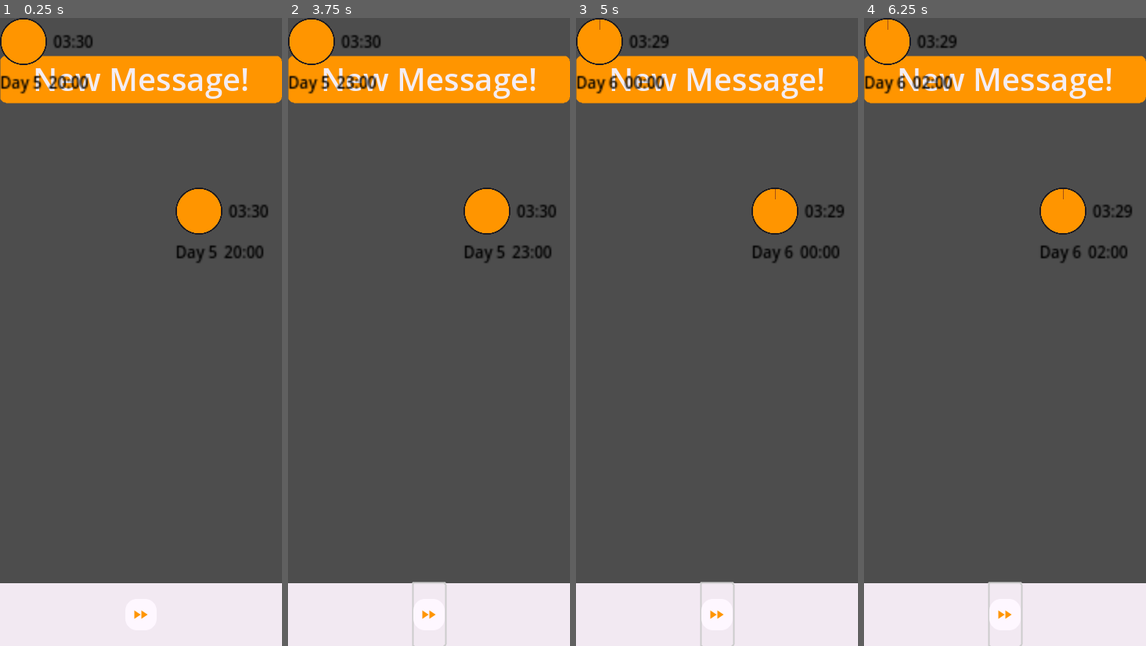
Above: before the commit, frames 1-4 (left to right).
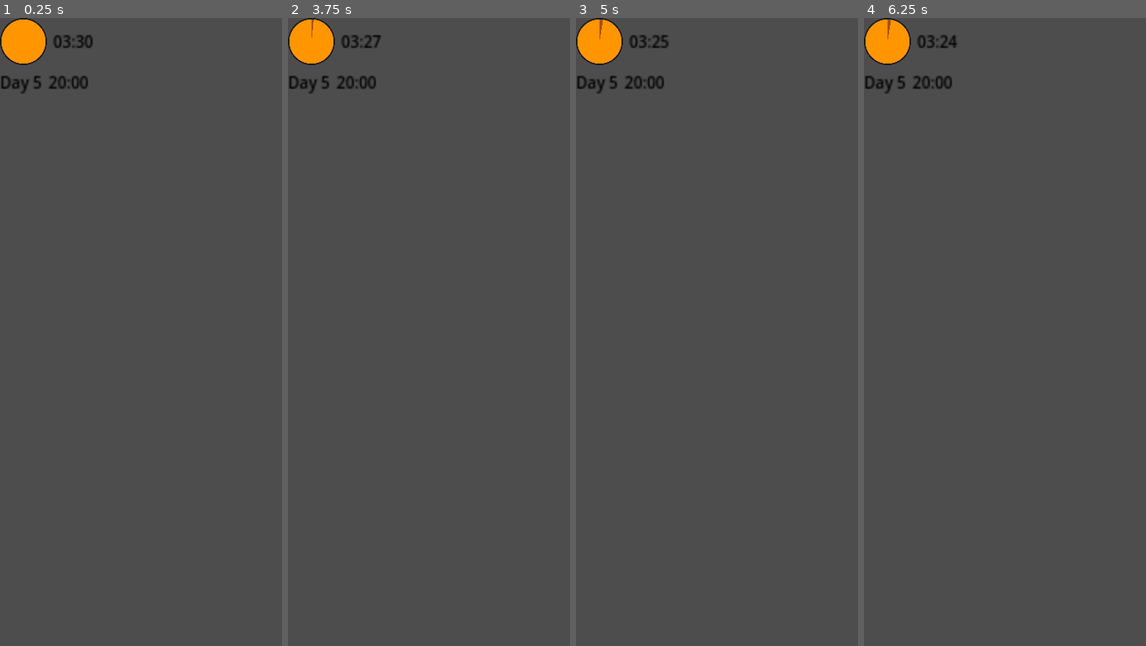
Above: after the commit, the same moments.

Repository: carabowes/Luscinia
Game: Godot game, scene res://Scenes/timer.tscn
Same seed, same stepped clock (60 frames per second), same inputs: the game is played once before the commit and once after it. Before the commit the project starts from res://main.tscn.
Inputs (mouse positions are in pixels of both pictures, inside the frame that each line leads up to):
- Up to frame 1 (0.25 s): no input
- Up to frame 2 (3.75 s): click (429, 80) at 0.5 s, where only the run before the commit has a clickable "New Message!"; click (429, 80) at 1.25 s, where only the run before the commit has a clickable "New Message!"; click (429, 614) at 2.02 s; click (429, 614) at 2.77 s; tap Enter at 3.5 s; move the mouse to (491, 300) at 3.52 s; press the mouse at (491, 300) at 3.53 s; hold D from 3.53 s (still down)
- Up to frame 3 (5 s): release D at 4.25 s; release the mouse at (779, 300) at 4.25 s; tap Space at 4.25 s; drag from (660, 363) to (702, 457) at 4.27 s
- Up to frame 4 (6.25 s): tap Enter at 5 s; move the mouse to (1033, 193) at 5.02 s; press the mouse at (1033, 193) at 5.03 s; hold D 5.03-5.75 s; release the mouse at (1033, 193) at 5.75 s; tap Space at 5.75 s; drag from (990, 457) to (920, 237) at 5.77 s

The runs differ from the first frame. In frame 1, 19% of the frame differs, in the area x 0-100%, y 6-100%; in frame 2, 19%, in the area x 0-100%, y 0-100%; in frame 3, 19%; in frame 4, 19%.

Commit message:
Revert "Main prototype scene adapts task-assignment.tscn. Ref #34"
This reverts commit 1b7b245b87888c279126d1a32ef52fefe13717c1.

Diff:
--- a/luscinia/Nodes/task_message_buttons/button.tscn
+++ b/luscinia/Nodes/task_message_buttons/button.tscn
@@ -1,8 +1,7 @@
-[gd_scene load_steps=4 format=3 uid="uid://chi1ovd807bam"]
+[gd_scene load_steps=3 format=3 uid="uid://chi1ovd807bam"]
 
 [ext_resource type="Script" path="res://Scripts/task_message/message_button.gd" id="1_vu3dy"]
 [ext_resource type="Script" path="res://Scripts/task_message/choice_button.gd" id="2_2qkf5"]
-[ext_resource type="Theme" uid="uid://bau28uma7h4s8" path="res://Sprites/UI/themes/details_page_theme.tres" id="2_sbe7r"]
 
 [node name="Button" type="Button"]
 custom_minimum_size = Vector2(360, 50)
@@ -10,7 +9,6 @@
 anchor_right = 1.0
 anchor_bottom = 0.06
 offset_bottom = 2.0
-theme = ExtResource("2_sbe7r")
 text = "placeholder"
 autowrap_mode = 1
 script = ExtResource("1_vu3dy")
@@ -23,7 +21,7 @@
 anchor_bottom = 16.0
 grow_horizontal = 2
 grow_vertical = 2
-theme = ExtResource("2_sbe7r")
+color = Color(0.363163, 0.496028, 0.748412, 1)
 
 [node name="Buttons" type="Node2D" parent="ColorRect"]
 
@@ -32,12 +30,11 @@
 anchors_preset = -1
 anchor_top = 11.52
 anchor_bottom = 11.52
-offset_top = 352.0
+offset_top = 385.0
 offset_right = 360.0
-offset_bottom = 422.0
+offset_bottom = 455.0
 grow_horizontal = 2
 grow_vertical = 2
-theme = ExtResource("2_sbe7r")
 text = "Choice 1"
 script = ExtResource("2_2qkf5")
 
@@ -47,12 +44,11 @@
 anchor_top = 13.92
 anchor_right = 45.0
 anchor_bottom = 15.36
-offset_top = 448.0
+offset_top = 505.0
 offset_right = 360.0
-offset_bottom = 518.0
+offset_bottom = 575.0
 grow_horizontal = 2
 grow_vertical = 2
 size_flags_vertical = 4
-theme = ExtResource("2_sbe7r")
 text = "Choice 2"
 script = ExtResource("2_2qkf5")
--- a/luscinia/Nodes/task_message_buttons/text_message.tscn
+++ b/luscinia/Nodes/task_message_buttons/text_message.tscn
@@ -1,14 +1,10 @@
-[gd_scene load_steps=2 format=3 uid="uid://dwindv4flasfq"]
-
-[ext_resource type="Theme" uid="uid://bau28uma7h4s8" path="res://Sprites/UI/themes/details_page_theme.tres" id="1_e0hta"]
+[gd_scene format=3 uid="uid://dwindv4flasfq"]
 
 [node name="message2" type="ColorRect"]
 custom_minimum_size = Vector2(320, 96)
 offset_left = 8.0
 offset_right = 328.0
 offset_bottom = 96.0
-theme = ExtResource("1_e0hta")
-color = Color(0.722656, 0.722656, 0.722656, 1)
 
 [node name="Label" type="Label" parent="."]
 layout_mode = 2
--- a/luscinia/Scenes/task-assignment.tscn
+++ b/luscinia/Scenes/task-assignment.tscn
@@ -1,7 +1,8 @@
-[gd_scene load_steps=5 format=3 uid="uid://bnodjjjy3hdxo"]
+[gd_scene load_steps=6 format=3 uid="uid://bnodjjjy3hdxo"]
 
 [ext_resource type="Script" path="res://Scripts/game_manager.gd" id="1_oq8wo"]
-[ext_resource type="Theme" uid="uid://bau28uma7h4s8" path="res://Sprites/UI/themes/details_page_theme.tres" id="2_vfbfm"]
+[ext_resource type="Texture2D" uid="uid://b3of8bihh0aej" path="res://Sprites/testmap.png" id="2_irbr7"]
+[ext_resource type="Script" path="res://Scripts/sprite_control/opacity.gd" id="3_lidbb"]
 [ext_resource type="Script" path="res://Scripts/task_message/message_alert.gd" id="4_b7pjs"]
 [ext_resource type="Script" path="res://Scripts/task_message/message_board_control.gd" id="5_14q0v"]
 
@@ -16,13 +17,21 @@
 show_alert = true
 messages = Array[String](["task lego city", "test message 2", "test message 3", "test message 4"])
 
-[node name="new_message_alert" type="Button" parent="."]
+[node name="Map" type="Node2D" parent="."]
+
+[node name="Testmap" type="Sprite2D" parent="Map"]
+position = Vector2(179.598, 399.523)
+scale = Vector2(0.805368, 0.953515)
+texture = ExtResource("2_irbr7")
+script = ExtResource("3_lidbb")
+opacity = 0.8
+
+[node name="Button" type="Button" parent="."]
 layout_mode = 1
 anchors_preset = -1
 anchor_right = 1.0
 anchor_bottom = 0.062
-offset_bottom = 13.4
-theme = ExtResource("2_vfbfm")
+offset_bottom = 62.512
 theme_override_font_sizes/font_size = 40
 text = "New Message!"
 script = ExtResource("4_b7pjs")
@@ -43,15 +52,26 @@
 anchor_bottom = 1.0
 grow_horizontal = 2
 grow_vertical = 2
+color = Color(0.890625, 0.890625, 0.890625, 1)
 
 [node name="ColorRect" type="ColorRect" parent="Control/ColorRect"]
 layout_mode = 1
 anchors_preset = -1
 anchor_right = 1.0
-anchor_bottom = 0.08
+anchor_bottom = 0.125
 grow_horizontal = 2
 grow_vertical = 2
-color = Color(1, 0.584314, 0, 1)
+color = Color(0.617188, 0.617188, 0.617188, 1)
+
+[node name="ColorRect" type="ColorRect" parent="Control/ColorRect/ColorRect"]
+layout_mode = 1
+anchors_preset = -1
+anchor_top = 7.0
+anchor_right = 1.0
+anchor_bottom = 8.0
+offset_top = -6.10352e-05
+grow_horizontal = 2
+color = Color(0.617188, 0.617188, 0.617188, 1)
 
 [node name="ScrollContainer" type="ScrollContainer" parent="Control"]
 layout_mode = 1
--- a/luscinia/Scripts/game_manager.gd
+++ b/luscinia/Scripts/game_manager.gd
@@ -1,14 +1,22 @@
 extends Control
 
-@onready var alert = $new_message_alert
+@onready var alert = $Button
 
 @export_group("Messages")
 var message_amount: int = 0
 @export var show_alert: bool = false
 @export var messages: Array[String] = []
 
+@export_group("Resources")
+@export var personnel: int = 100
+@export var funding: int = 100
+@export var equipment: int = 100
+
+@export_group("Stats")
+@export var stability: int = 100
+
 func _process(delta: float) -> void:
-	if(!show_alert || message_amount == messages.size()):
+	if(!show_alert):
 		alert.visible = false
 	else:
 		alert.visible = true
--- a/luscinia/Scripts/sprite_control/opacity.gd
+++ b/luscinia/Scripts/sprite_control/opacity.gd
@@ -2,6 +2,10 @@
 
 @export var opacity: float
 
+# Called when the node enters the scene tree for the first time.
+func _ready() -> void:
+	pass # Replace with function body.
+
 # Called every frame. 'delta' is the elapsed time since the previous frame.
 func _process(delta: float) -> void:
 	self_modulate.a = opacity
--- a/luscinia/Scripts/task_message/message_board_control.gd
+++ b/luscinia/Scripts/task_message/message_board_control.gd
@@ -11,7 +11,7 @@
 @export var msg_shown: int
 
 func add_message():
-	var message_instance = load("res://Nodes/task_message_buttons/button.tscn").instantiate()
+	var message_instance = load("res://Nodes/button.tscn").instantiate()
 	message_instance.text = gm.messages[gm.message_amount-1]
 	add_child(message_instance)
 	move_child(message_instance, 0)
--- a/luscinia/main.tscn
+++ b/luscinia/main.tscn
@@ -3,11 +3,9 @@
 [ext_resource type="PackedScene" uid="uid://djfodjryat72c" path="res://Scenes/map.tscn" id="1_7fdga"]
 [ext_resource type="PackedScene" uid="uid://cw1bfk5qtjy3o" path="res://Scenes/resource_manager.tscn" id="1_8r20m"]
 [ext_resource type="PackedScene" uid="uid://desl373b33t23" path="res://Scenes/timer.tscn" id="2_5mpic"]
-[ext_resource type="PackedScene" uid="uid://desl373b33t23" path="res://Scenes/timer.tscn" id="2_5mpic"]
 [ext_resource type="PackedScene" uid="uid://da0l1xitf07a2" path="res://Scenes/resource_page.tscn" id="4_vi8yg"]
 [ext_resource type="PackedScene" uid="uid://c70krmks36rto" path="res://Scenes/task_details.tscn" id="5_0qr7n"]
 [ext_resource type="PackedScene" uid="uid://cvex4d7ipjauf" path="res://Scenes/navbar.tscn" id="5_5vcs1"]
-[ext_resource type="PackedScene" uid="uid://bnodjjjy3hdxo" path="res://Scenes/task-assignment.tscn" id="5_54hgn"]
 
 [node name="Main" type="Control"]
 layout_mode = 3
@@ -19,9 +17,8 @@
 
 [node name="resource_manager" parent="." instance=ExtResource("1_8r20m")]
 
-[node name="task_messanger" parent="." instance=ExtResource("5_54hgn")]
-layout_mode = 1
-offset_top = 48.0
+[node name="Map" parent="." node_paths=PackedStringArray("details_page") instance=ExtResource("1_7fdga")]
+details_page = NodePath("../TaskDetails")
 
 [node name="Navbar" parent="." instance=ExtResource("5_5vcs1")]
 layout_mode = 1
@@ -30,16 +27,12 @@
 [node name="Timer" parent="." instance=ExtResource("2_5mpic")]
 layout_mode = 1
 
-[node name="resource_page" parent="." instance=ExtResource("4_vi8yg")]
+[node name="resource-page" parent="." instance=ExtResource("4_vi8yg")]
 visible = false
 layout_mode = 1
 offset_left = -0.46
 offset_right = -360.46
 
-[node name="task_details" parent="." instance=ExtResource("5_0qr7n")]
+[node name="TaskDetails" parent="." instance=ExtResource("5_0qr7n")]
 visible = false
 layout_mode = 1
-offset_top = 32.0
-
-[node name="timer" parent="." instance=ExtResource("2_5mpic")]
-position = Vector2(224, 216)
--- a/luscinia/project.godot
+++ b/luscinia/project.godot
@@ -11,7 +11,7 @@
 [application]
 
 config/name="Luscinia"
-run/main_scene="res://main.tscn"
+run/main_scene="res://Scenes/timer.tscn"
 config/features=PackedStringArray("4.3", "Mobile")
 config/icon="res://Sprites/icon.svg"
 
Not shown, removed: luscinia/Scenes/tim2DF8.tmp
Not shown, removed: luscinia/Scenes/timE445.tmp
Not shown, removed: luscinia/Scenes/timF904.tmp
